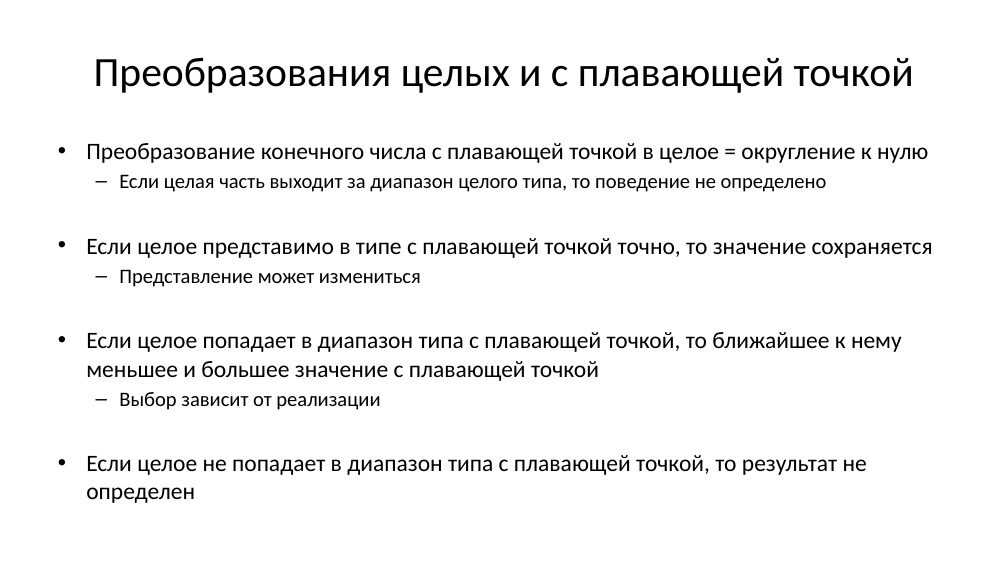
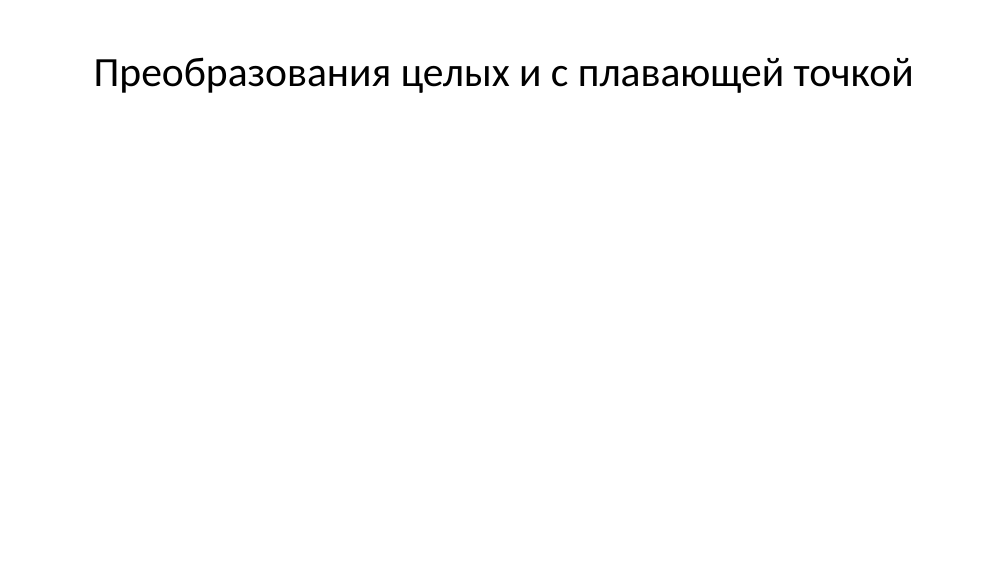
Before and after one commit to Evgueni-Petrov-aka-espetrov/Algorithms-and-Programming-in-C-pptx, a slide deck: slide 27 of 03.75 Преобразования типов.pptx (slide 7 before the commit). Drawn at 1008x567 pixels with LibreOffice and Linux fonts; fonts in the diff are those of the drawing. Boxes give left, top, right and bottom in pixels: in the first picture for what was removed or moved away, otherwise in the second. Text is boxed around its words. In the diff, an @@ line names an element or a change of style, - is before the commit and + after.

```diff
--- a/03.75 Преобразования типов.pptx
+++ b/03.75 Преобразования типов.pptx
@@ text removed at <box>86,143,933,503</box> @@
-• Преобразование конечного числа с плавающей точкой в целое = округление к нулю
-  – Если целая часть выходит за диапазон целого типа, то поведение не определено
-• Если целое представимо в типе с плавающей точкой точно, то значение сохраняется
-  – Представление может измениться
-• Если целое попадает в диапазон типа с плавающей точкой, то ближайшее к нему меньшее и большее значение с плавающей точкой
-  – Выбор зависит от реализации
-• Если целое не попадает в диапазон типа с плавающей точкой, то результат не определен
```
Also in this commit, not shown: 12 other slides changed, 59 slides added, 2 slides removed.
